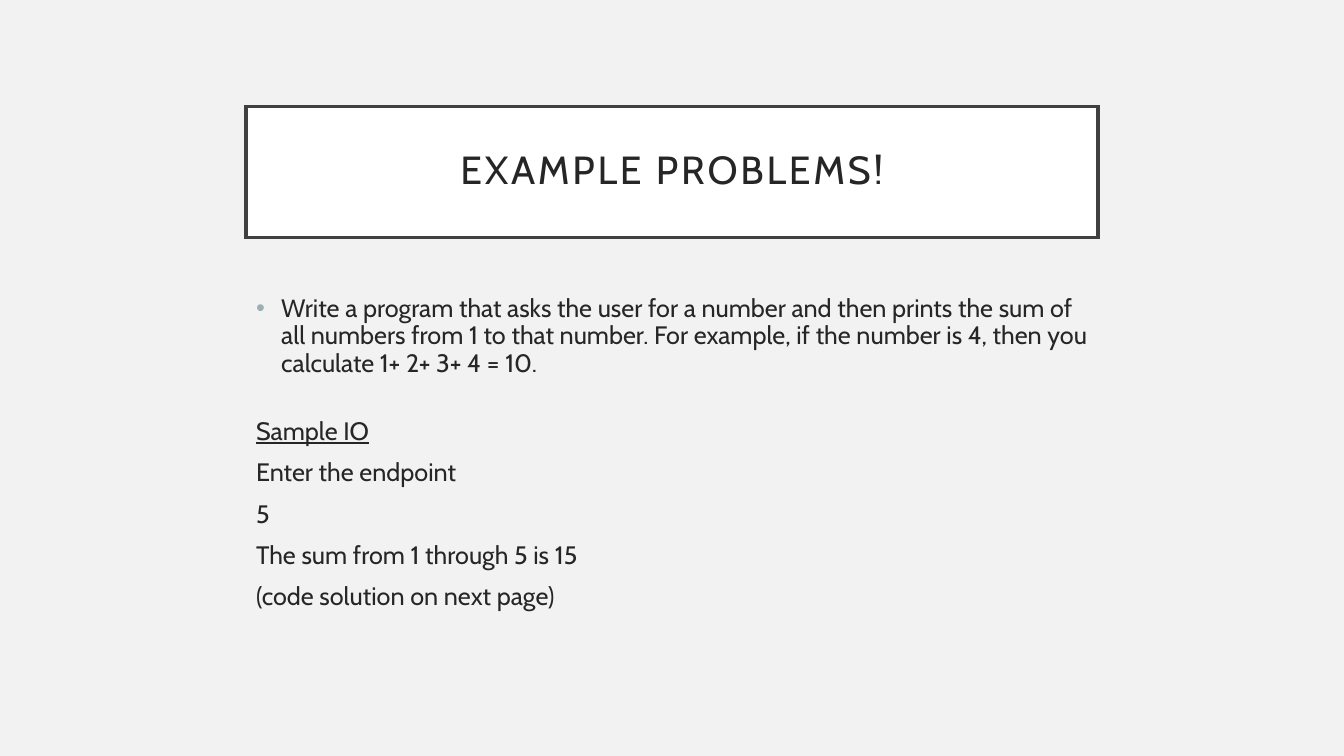
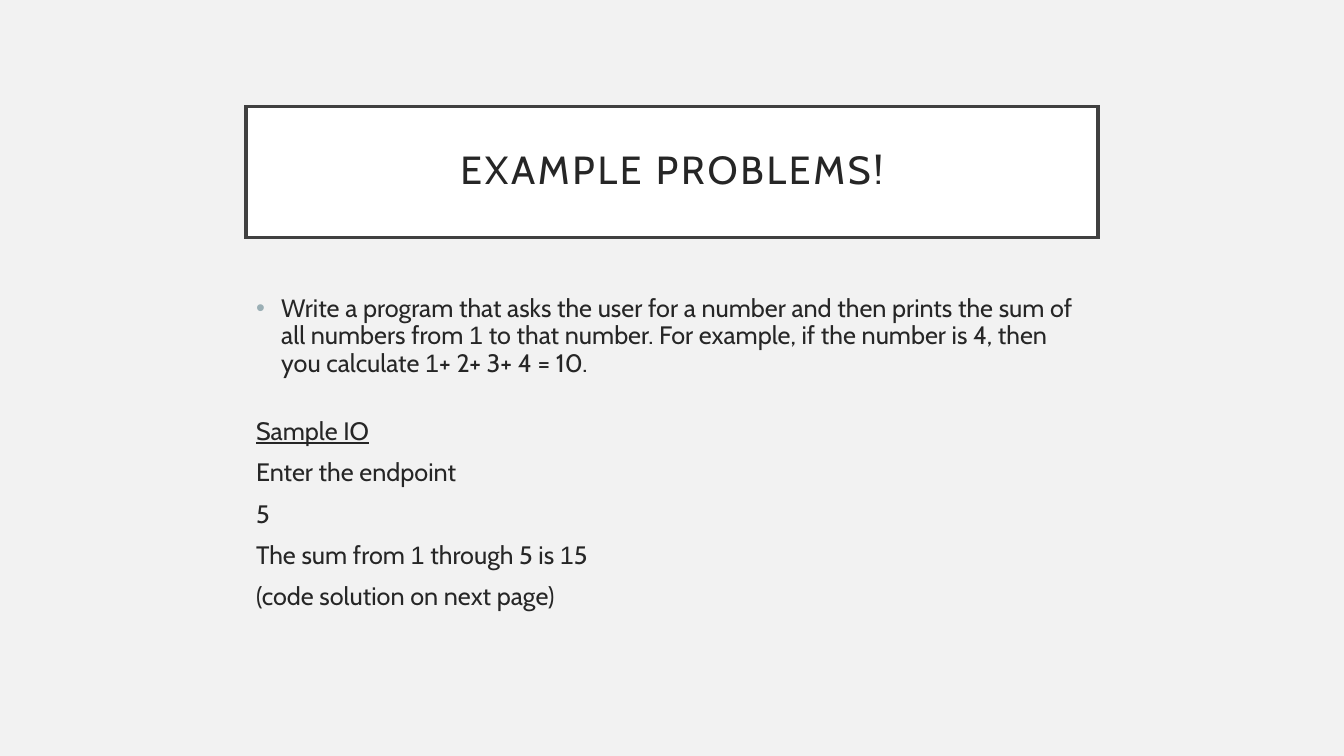
Before and after one commit to rsera/Junior-Knights, a slide deck: slide 11 of Python Day 4 While Loops.pptx (slide 8 before the commit). Drawn at 1344x756 pixels with LibreOffice and Linux fonts; fonts in the diff are those of the drawing. Boxes give left, top, right and bottom in pixels: in the first picture for what was removed or moved away, otherwise in the second. Text is boxed around its words. In the diff, an @@ line names an element or a change of style, - is before the commit and + after.

```diff
--- a/Python Day 4 While Loops.pptx
+++ b/Python Day 4 While Loops.pptx
@@ text at [256,298,1072,570]: font Cabin to Arial in "1 1+", "1 15" @@
```
Also in this commit, not shown: 6 other slides changed, 4 slides added, 1 slide removed, 1 other file.
